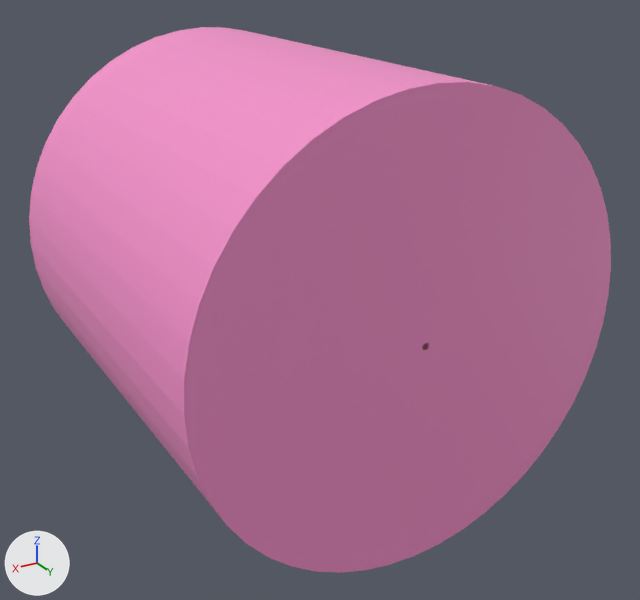
A saved change to the glTF model models/tru.glb.
One viewpoint serves both versions: a 50 mm lens placed at (0.734, 0.922, 0.575), pointed at (-0.021, -0.335, -0.054). Arrows for +X, +Y and +Z are at lower left; the lights stay in place. The picture after the commit comes second. Where no turn or scale is listed for an object, it has been applied to the vertices.

The first picture shows 'geometry_0'.
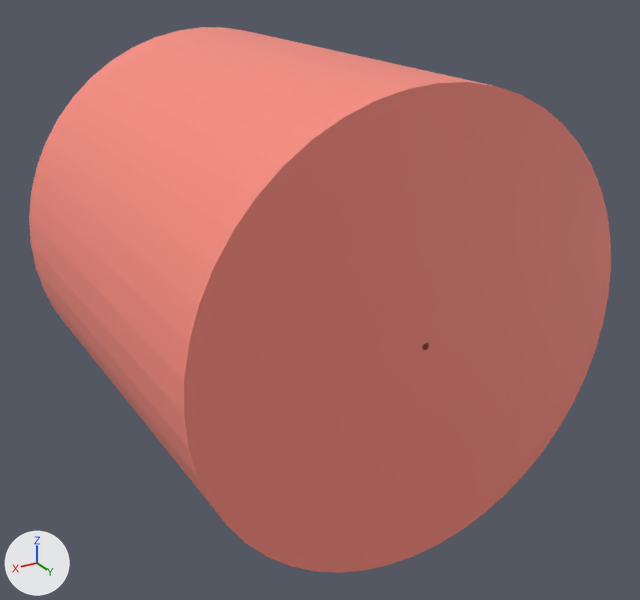
Where the change shows, as pixel boxes [x1, y1, x2, y2] in the pictures (640 x 600 px):
part 1 of me_geometry_0, recoloured: [29, 27, 611, 573] in both

The edits, one by one:
me_geometry_0 has 98 vertices, 192 faces and spans x -0.38..0.38, y -0.75..0.0, z -0.38..0.38.
me_geometry_0 is used by ob_geometry_0; location (0.0, 0.0, 0.0).
me_geometry_0 part 1: 192 faces centred in x -0.379..0.379, y -0.75..0.0, z -0.379..0.379 are repainted in the vertex colours; the middle colour goes from pink #f691cb to pink #fa8c7f.
